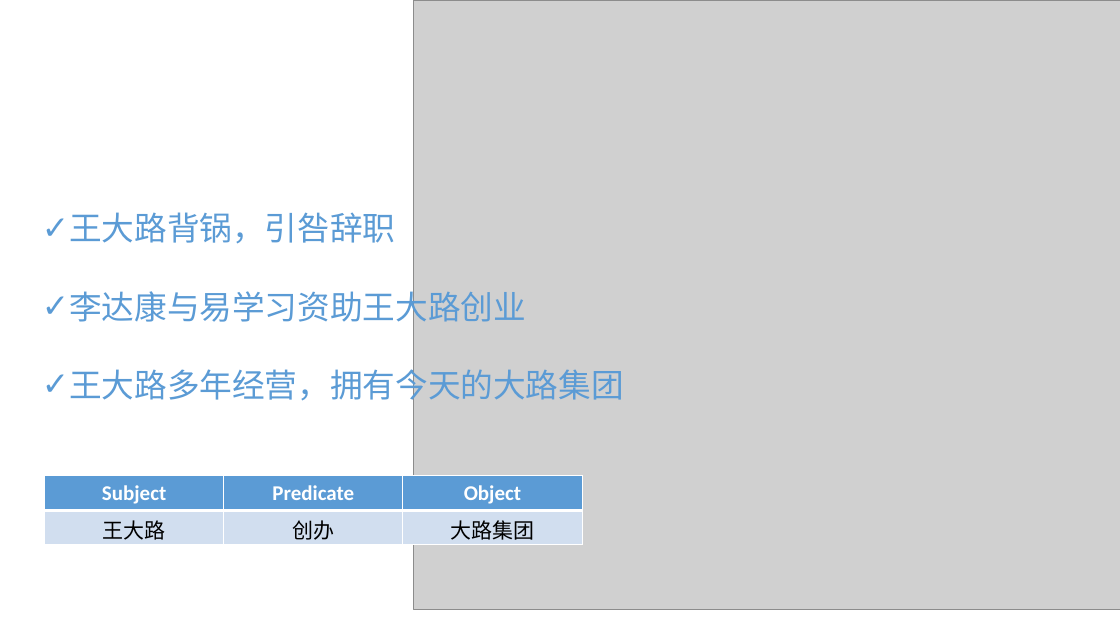
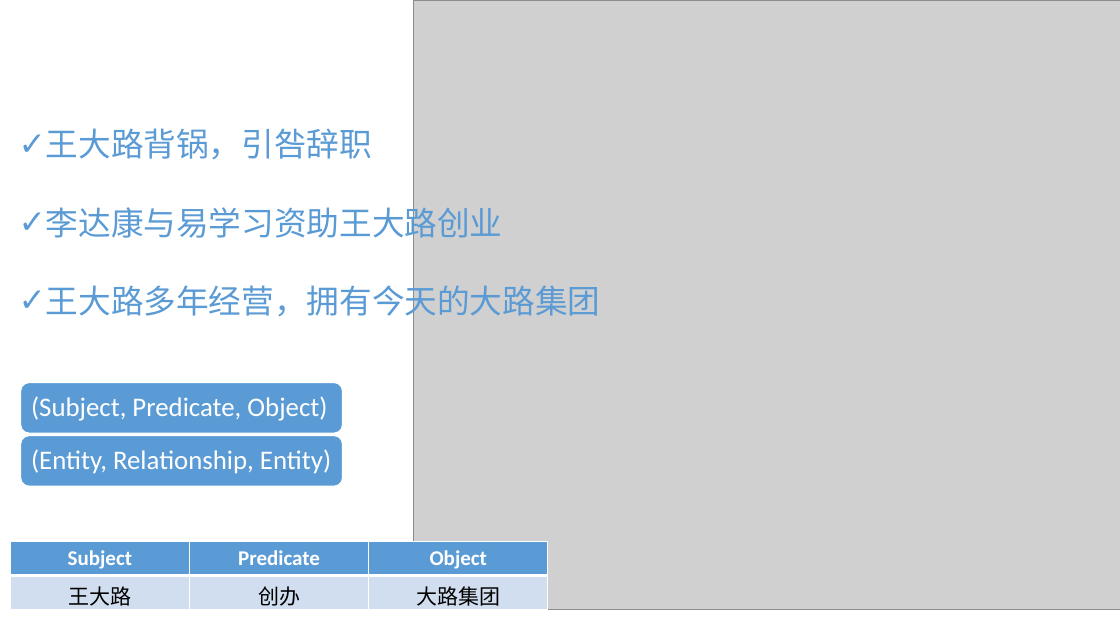
Before and after one commit to zyxdSTU/presetation, a slide deck: slide 4 of 知识图谱存储与查询/知识图谱的查询与存储.pptx. Drawn at 1120x630 pixels with LibreOffice and Linux fonts; fonts in the diff are those of the drawing; grey boxes stand for pictures. Boxes give left, top, right and bottom in pixels: in the first picture for what was removed or moved away, otherwise in the second. Text is boxed around its words. In the diff, an @@ line names an element or a change of style, - is before the commit and + after.

```diff
--- a/知识图谱存储与查询/知识图谱的查询与存储.pptx
+++ b/知识图谱存储与查询/知识图谱的查询与存储.pptx
@@ text "王大路背锅，引咎辞职" moved from (x1=69, y1=212, x2=624, y2=406) to (x1=46, y1=128, x2=601, y2=322) @@
@@ group added at (x1=21, y1=382, x2=343, y2=486): 2 rounded rectangles, 2 texts @@
+(Subject, Predicate, Object)
+(Entity, Relationship, Entity)
@@ table moved from (x1=45, y1=476, x2=581, y2=544) to (x1=10, y1=542, x2=547, y2=610) @@
```
Also in this commit, not shown: 1 other slide changed, 1 other file.
